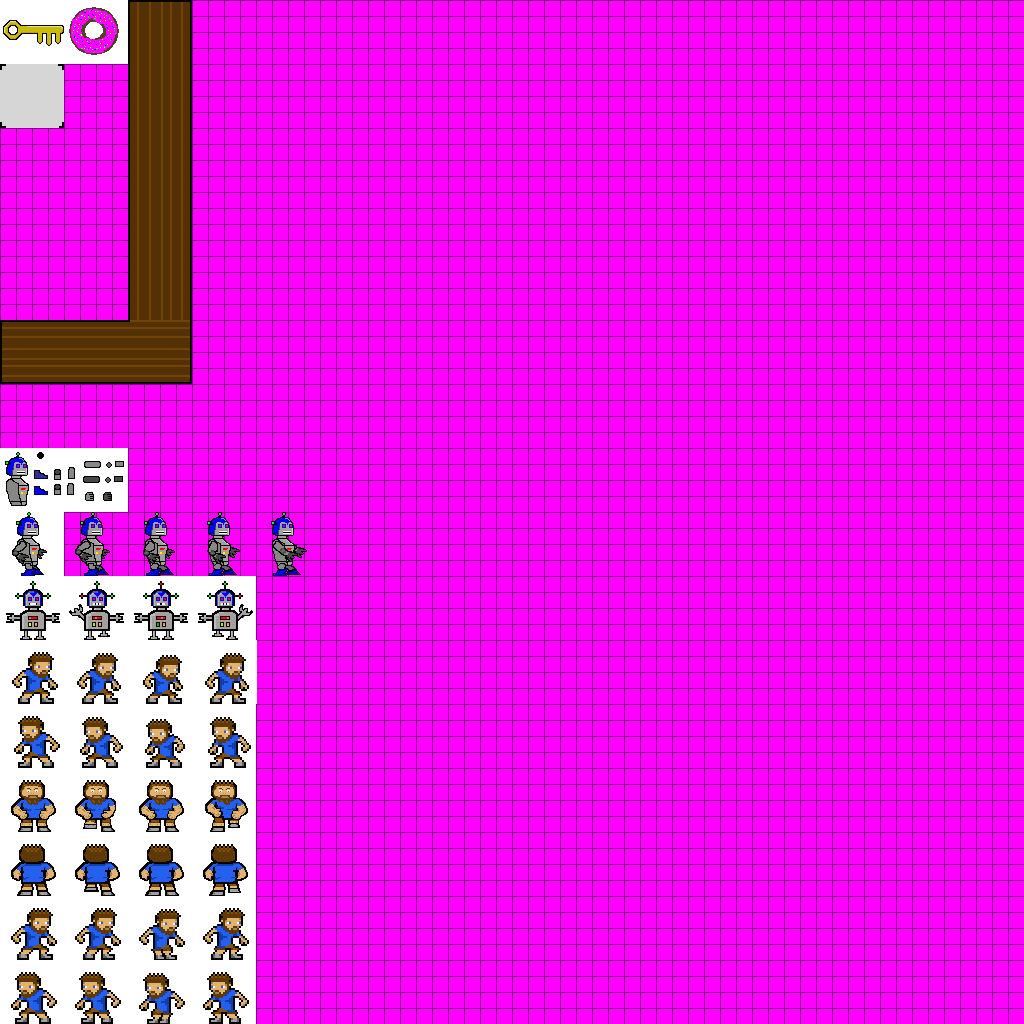
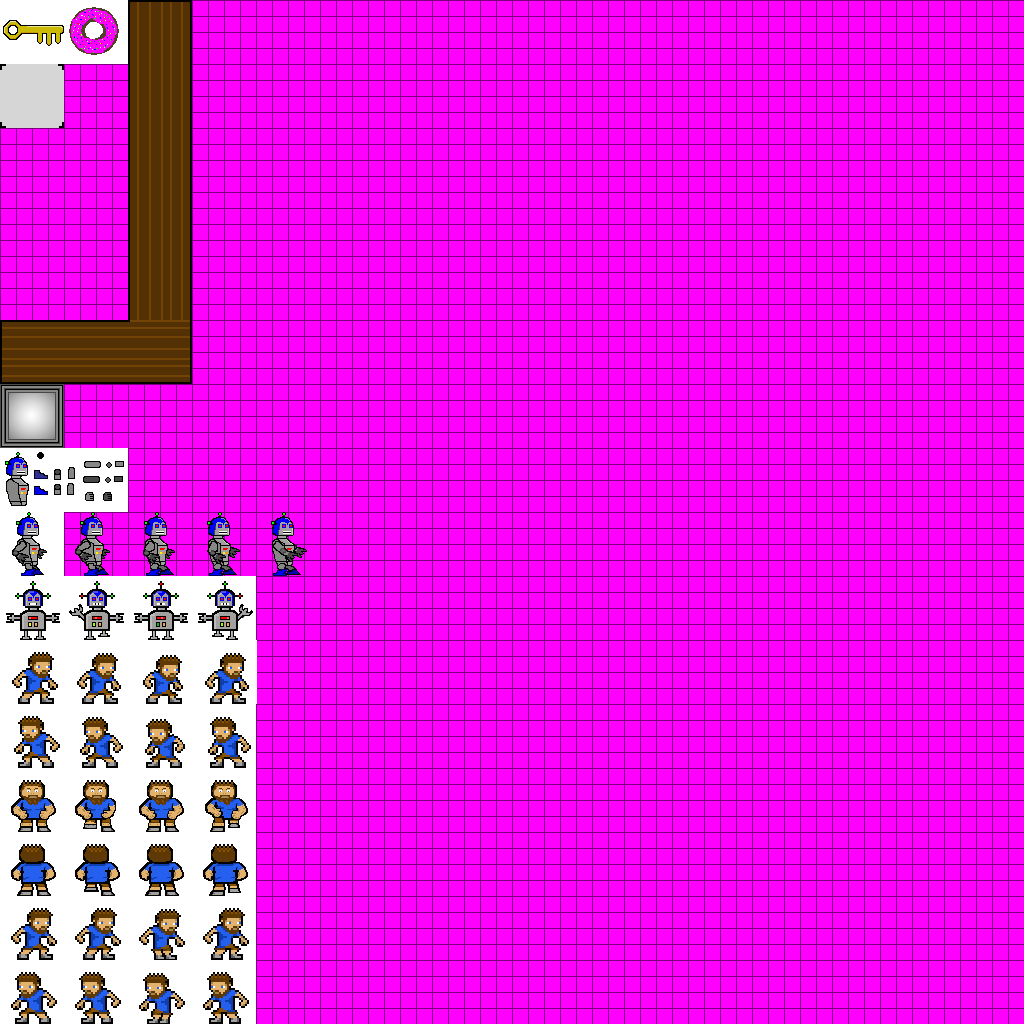
Layer changes from the first 1024x1024 image to the second:
painted on "Layer 0" over [0, 384, 64, 448]
